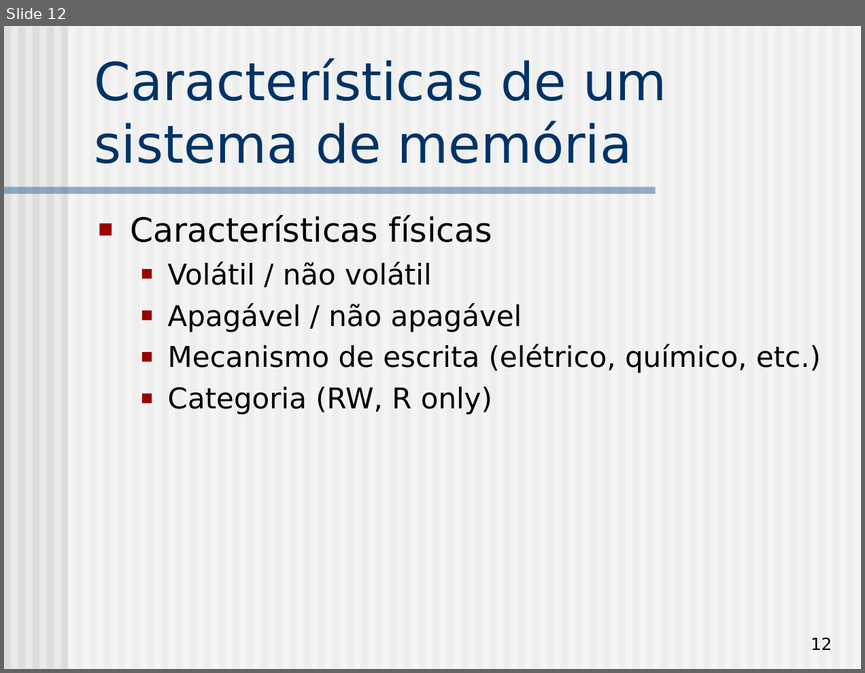
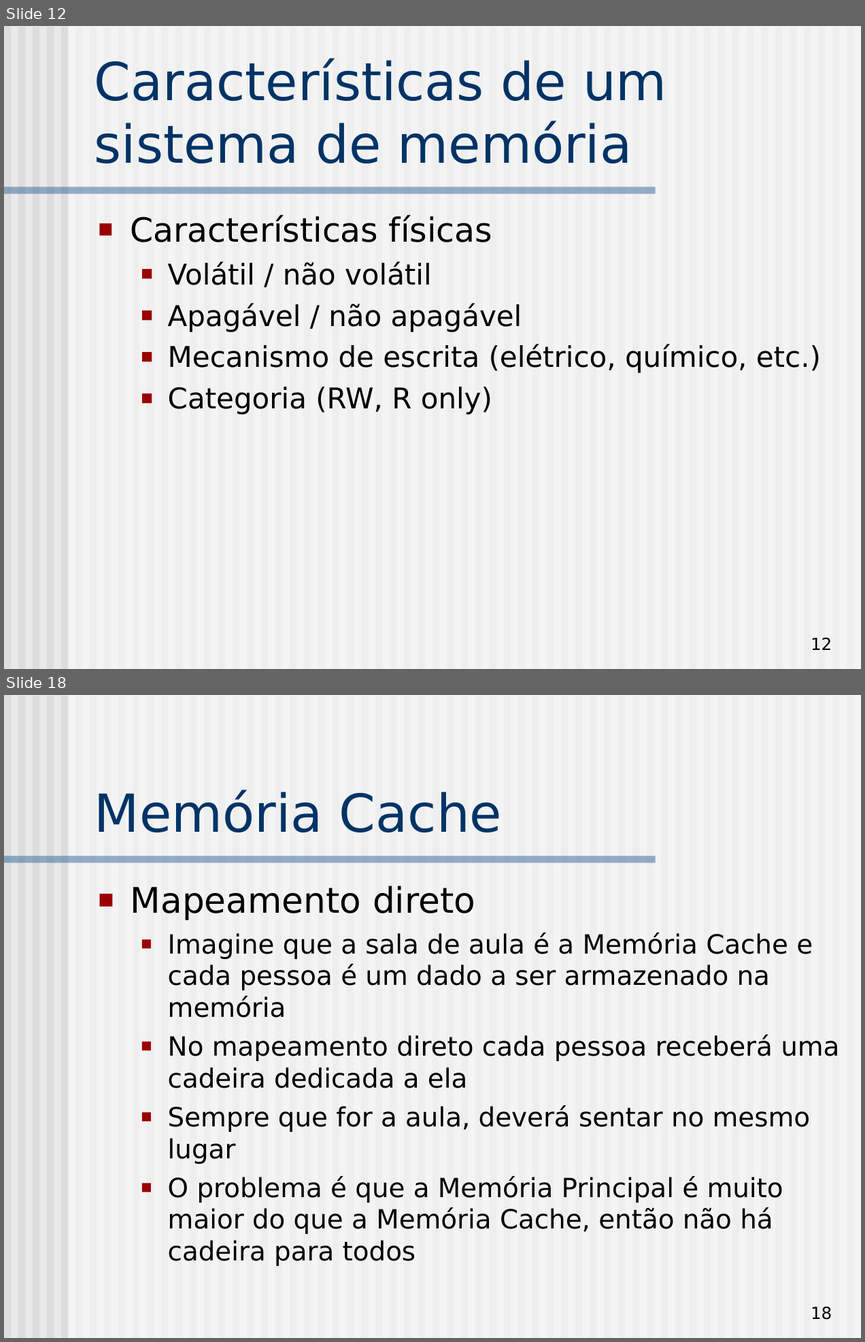
Before and after one commit to simoesusp/SSC0511-Organizacao-de-Computadores-Digitais, a slide deck: Memoria.ppt. Shown one above the other, each under a label of ours: slide 12 before the commit, slides 12 and 18 after it; the slides between them are not shown. The pictures are 865x673 and 865x1342 pixels, drawn with LibreOffice and Linux fonts; fonts in the diff are those of the drawing. Boxes give left, top, right and bottom in pixels: in the first picture for what was removed or moved away, otherwise in the second. Text is boxed around its words. In the diff, an @@ line names an element or a change of style, - is before the commit and + after.

```diff
--- a/Memoria.ppt
+++ b/Memoria.ppt
@@ slide 18 added at bbox=[4, 695, 861, 1338], background #EAEAEA; not listed: 62 template elements that a slide beside it also shows @@
@@ title added at bbox=[94, 790, 502, 832], 44 pt, text #003366 @@
+Memória Cache
@@ text added at bbox=[130, 885, 839, 1266], 22.2 pt, text #000000 @@
+■ Mapeamento direto
+  ■ Imagine que a sala de aula é a Memória Cache e cada pessoa é um dado a ser armazenado na memória
+  ■ No mapeamento direto cada pessoa receberá uma cadeira dedicada a ela
+  ■ Sempre que for a aula, deverá sentar no mesmo lugar
+  ■ O problema é que a Memória Principal é muito maior do que a Memória Cache, então não há cadeira para todos
@@ page number added at bbox=[810, 1306, 832, 1319], 14 pt, text #000000 @@
+18
```
Also in this commit, not shown: 1 slide changed, 13 other slides added.
